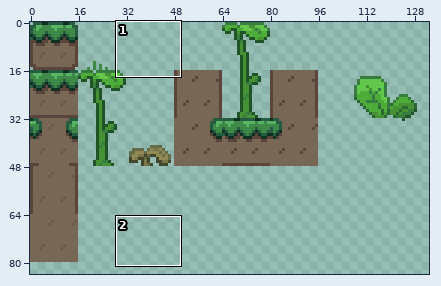
A sprite sheet gets an edit: sprites/tiles.png. Above: a wide view before the commit, with the close-up outlined.
Close-up. Before:
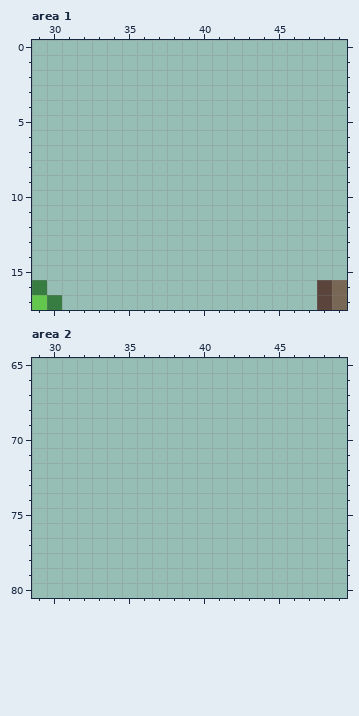
The file is 148x148 pixels. Shown: area 1: x 29..49, y 0..17; area 2: x 29..49, y 65..80. The wide view leaves out empty margins. The commit also changed other parts of the picture, which this record leaves out.
And afterwards:
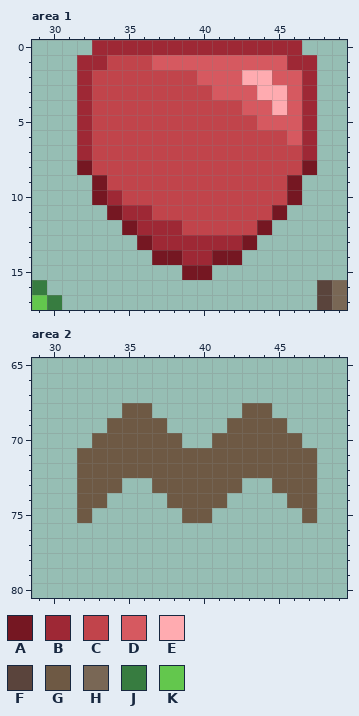
Palette (. is transparent): A #751722  B #9e2835  C #c1444b  D #d65960  E #ffabb0  F #5a443c  G #6e5944  H #796755  J #377c40  K #63c74d
Changes in this commit:
--- area 1
@@ x 29..49 @@
- 0 .....................
- 1 .....................
- 2 .....................
- 3 .....................
- 4 .....................
- 5 .....................
- 6 .....................
- 7 .....................
- 8 .....................
- 9 .....................
-10 .....................
-11 .....................
-12 .....................
-13 .....................
-14 .....................
-15 .....................
+ 0 ....BBBBBBBBBBBBBB...
+ 1 ...BBCCCDDDDDDDDDBB..
+ 2 ...BCCCCCCCDDDEEDDB..
+ 3 ...BCCCCCCCCDDDEEDB..
+ 4 ...BCCCCCCCCCCDDEDB..
+ 5 ...BCCCCCCCCCCCDDDB..
+ 6 ...BCCCCCCCCCCCCCDB..
+ 7 ...BCCCCCCCCCCCCCCB..
+ 8 ...ACCCCCCCCCCCCCCA..
+ 9 ....ACCCCCCCCCCCCA...
+10 ....ABCCCCCCCCCCCA...
+11 .....ABBCCCCCCCCA....
+12 ......ABBBCCCCCA.....
+13 .......ABBBBBBA......
+14 ........AABBAA.......
+15 ..........AA.........
 16 J..................FH
--- area 2
@@ x 29..49 @@
 67 .....................
-68 .....................
-69 .....................
-70 .....................
-71 .....................
-72 .....................
-73 .....................
-74 .....................
-75 .....................
+68 ......GG......GG.....
+69 .....GGGG....GGGG....
+70 ....GGGGGG..GGGGGG...
+71 ...GGGGGGGGGGGGGGGG..
+72 ...GGGGGGGGGGGGGGGG..
+73 ...GGG..GGGGGG..GGG..
+74 ...GG....GGGG....GG..
+75 ...G......GG......G..
 76 .....................
Where, in picture pixels (left, top, right, bottom), the same in both close-ups:
added: (77, 40, 317, 280)
added: (77, 403, 317, 523)
